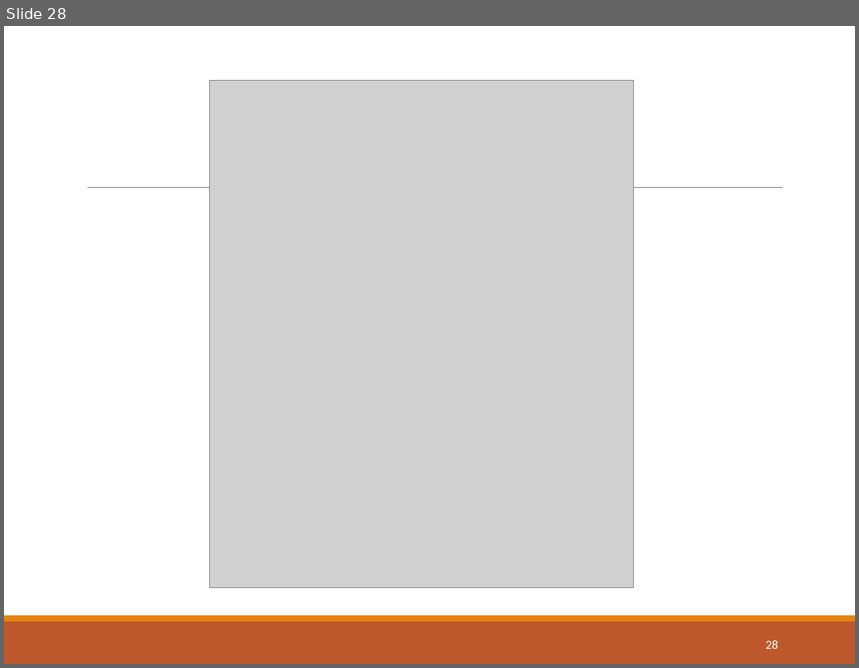
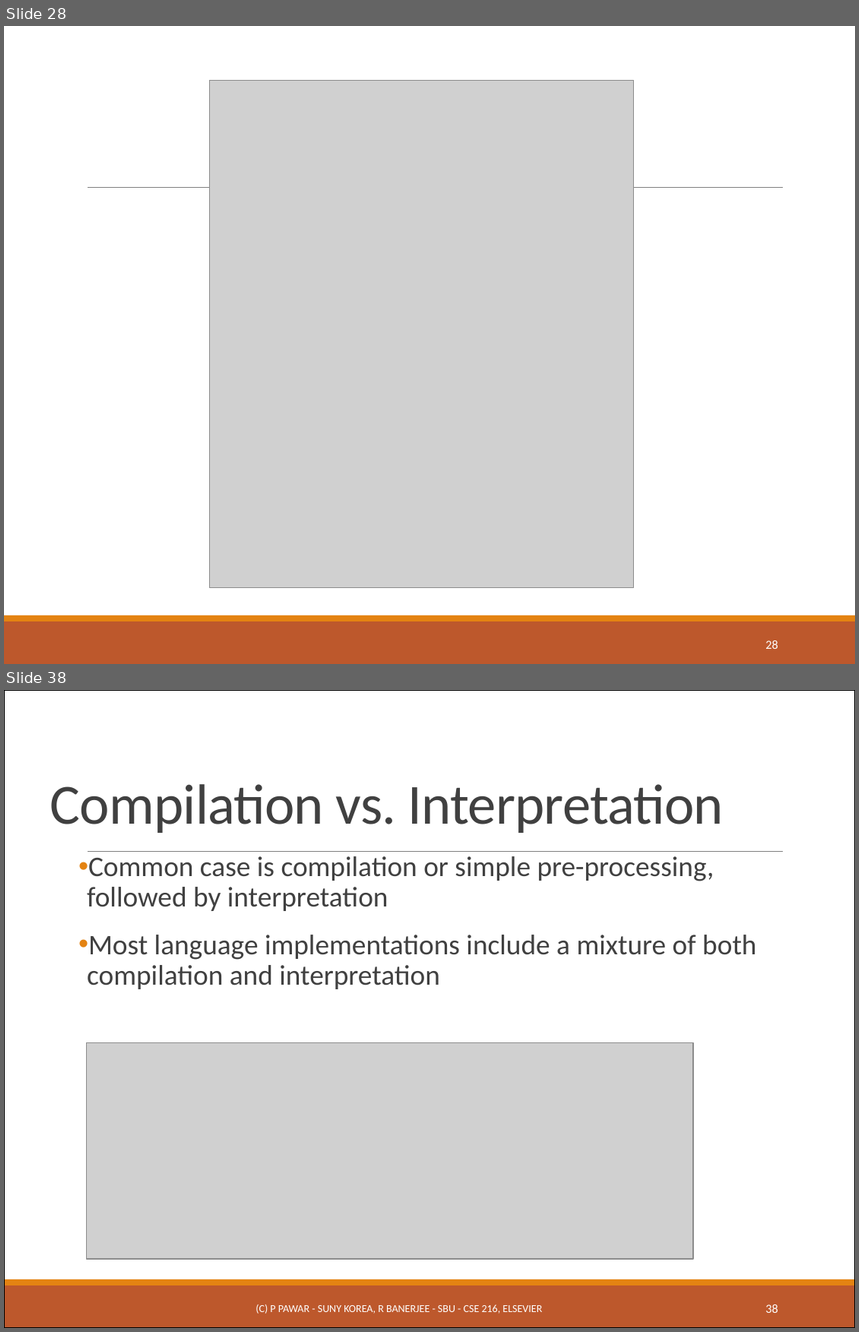
Before and after one commit to ppawar/ppawar.github.io, a slide deck: CSE216-S19/slides/PPT/CSE216_Lec1.pptx. Shown one above the other, each under a label of ours: slide 28 before the commit, slides 28 and 38 after it; the slides between them are not shown. The pictures are 859x668 and 859x1332 pixels, drawn with LibreOffice and Linux fonts; fonts in the diff are those of the drawing; grey boxes stand for pictures. Boxes give left, top, right and bottom in pixels: in the first picture for what was removed or moved away, otherwise in the second. Text is boxed around its words. In the diff, an @@ line names an element or a change of style, - is before the commit and + after.

```diff
--- a/CSE216-S19/slides/PPT/CSE216_Lec1.pptx
+++ b/CSE216-S19/slides/PPT/CSE216_Lec1.pptx
@@ slide 38 added at (4, 690, 855, 1328), background #FFFFFF; not listed: 3 template elements that a slide beside it also shows @@
@@ rectangle added at (4, 690, 855, 1328), outline #000000 0.75 pt @@
@@ title added at (50, 784, 724, 833), 48 pt, text #404040 @@
+Compilation vs. Interpretation
@@ text added at (87, 856, 756, 989), 24 pt, text #404040 @@
+• Common case is compilation or simple pre-processing, followed by interpretation
+• Most language implementations include a mixture of both compilation and interpretation
@@ picture added at (87, 1043, 693, 1258) @@
@@ text added at (256, 1305, 542, 1314), 9 pt, text #FFFFFF @@
+(C) P PAWAR - SUNY KOREA, R BANERJEE - SBU - CSE 216, ELSEVIER
@@ page number added at (766, 1305, 778, 1313), 10.5 pt, text #FFFFFF @@
+38
```
Also in this commit, not shown: 32 slides changed, 19 other slides added.
